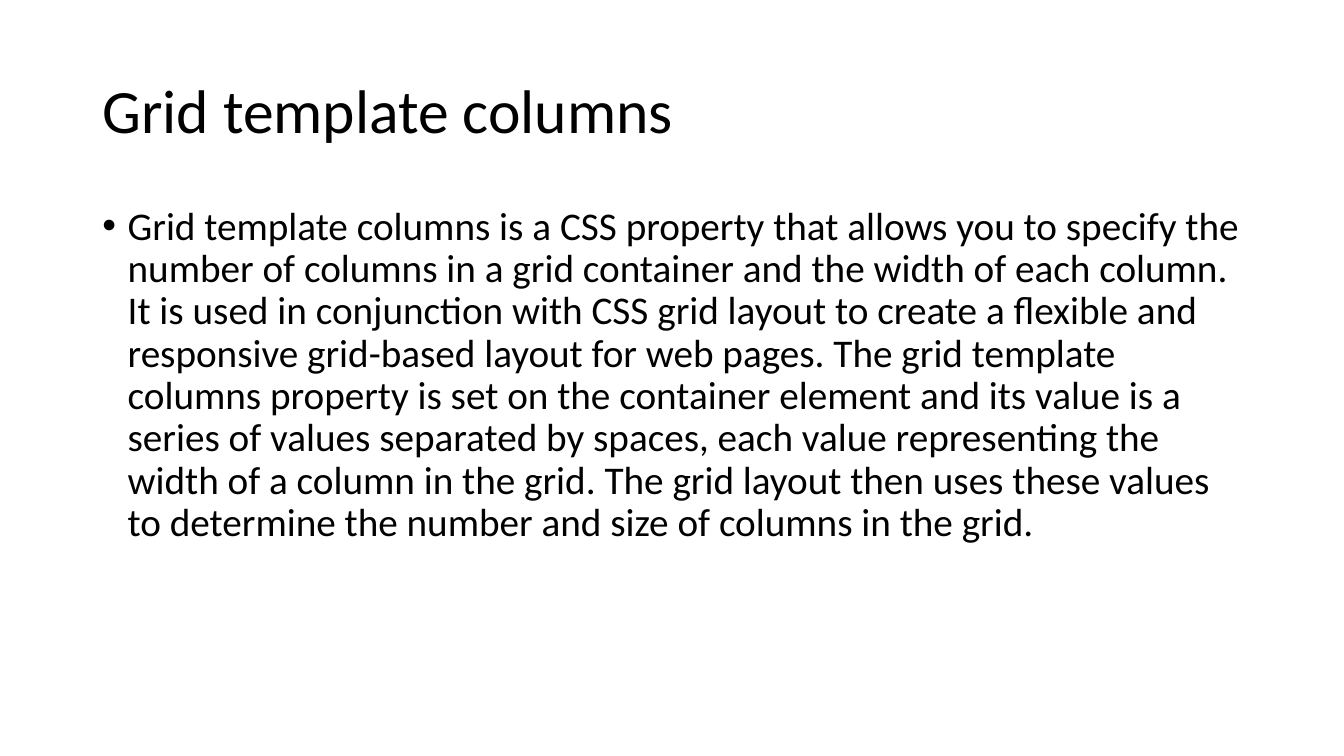
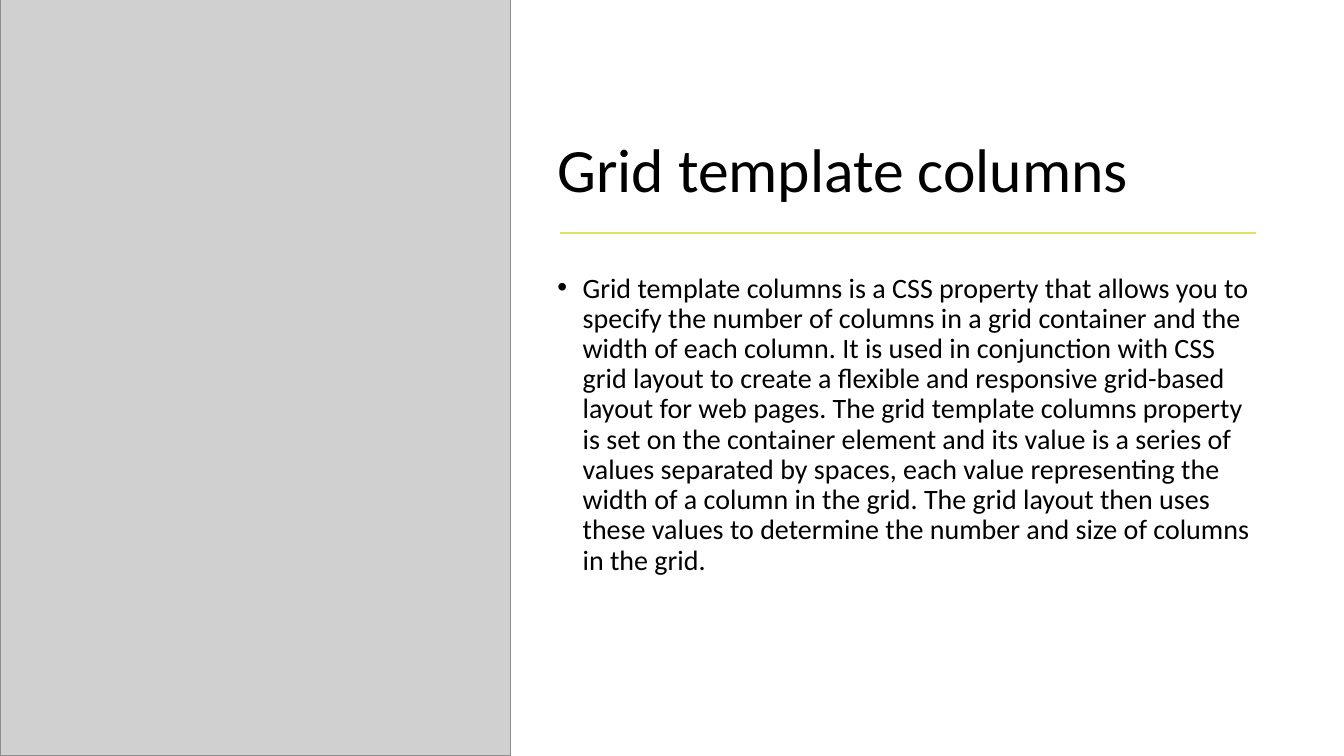
Before and after one commit to 1shaked/full-stack, a slide deck: slide 13 of 6ass/main6.pptx. Drawn at 1344x756 pixels with LibreOffice and Linux fonts; fonts in the diff are those of the drawing; grey boxes stand for pictures. Boxes give left, top, right and bottom in pixels: in the first picture for what was removed or moved away, otherwise in the second. Text is boxed around its words. In the diff, an @@ line names an element or a change of style, - is before the commit and + after.

```diff
--- a/6ass/main6.pptx
+++ b/6ass/main6.pptx
@@ picture added at (x1=0, y1=0, x2=511, y2=756) @@
@@ title "Grid template columns" moved from (x1=102, y1=90, x2=673, y2=143) to (x1=557, y1=149, x2=1128, y2=202) @@
@@ title "Grid template columns" at (x1=557, y1=149, x2=1128, y2=202): vertical alignment middle to bottom @@
@@ line added from (561, 233) to (1256, 233), #DFE35F 1.5 pt @@
@@ text "Grid template columns is a ..." moved from (x1=128, y1=212, x2=1238, y2=543) to (x1=583, y1=278, x2=1249, y2=575) @@
@@ text "Grid template columns is a ..." at (x1=583, y1=278, x2=1249, y2=575): size 28 to 20 pt @@
```
Also in this commit, not shown: 10 other slides changed, 18 slides added, 3 slides removed, 28 other files.
